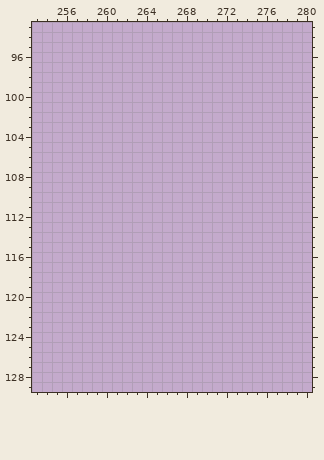
Two versions of one pixel-art file, Aesprite Files/Scientist_House_Tiles_n_Props.aseprite. Above, as it was before the edit.
400x208 pixels, 1 frame. Shown: x 253..280, y 93..129.
New version:
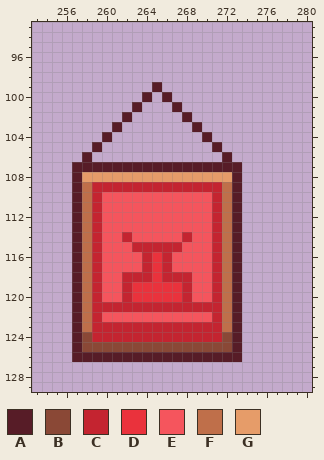
Palette (. is transparent): A #571c27  B #8a4836  C #c42430  D #ea323c  E #f5555d  F #bf6f4a  G #e69c69
Edits made:
Layer "Layer 2":
y 99: x 265 . -> A
y 100: x 264 . -> A; x 266 . -> A
y 101: x 263 . -> A; x 267 . -> A
y 102: x 262 . -> A; x 268 . -> A
y 103: x 261 . -> A; x 269 . -> A
y 104: x 260 . -> A; x 270 . -> A
y 105: x 259 . -> A; x 271 . -> A
y 106: x 258 . -> A; x 272 . -> A
y 107: x 257..273 ................. -> AAAAAAAAAAAAAAAAA
y 108: x 257..273 ................. -> AGGGGGGGGGGGGGGGA
y 109: x 257..273 ................. -> AFCCCCCCCCCCCCCFA
y 110..113: x 257..273 ................. -> AFCEEEEEEEEEEECFA
y 114: x 257..273 ................. -> AFCEECEEEEECEECFA
y 115: x 257..273 ................. -> AFCEEECCCCCEEECFA
y 116..117: x 257..273 ................. -> AFCEEEECDCEEEECFA
y 118: x 257..273 ................. -> AFCEECCCDCCCEECFA
y 119..120: x 257..273 ................. -> AFCEECDDDDDCEECFA
y 121: x 257..273 ................. -> AFCCCCCCCCCCCCCFA
y 122: x 257..273 ................. -> AFCEEEEEEEEEEECFA
y 123: x 257..273 ................. -> AFCCCCCCCCCCCCCFA
y 124: x 257..273 ................. -> ABCCCCCCCCCCCCCBA
y 125: x 257..273 ................. -> ABBBBBBBBBBBBBBBA
y 126: x 257..273 ................. -> AAAAAAAAAAAAAAAAA
